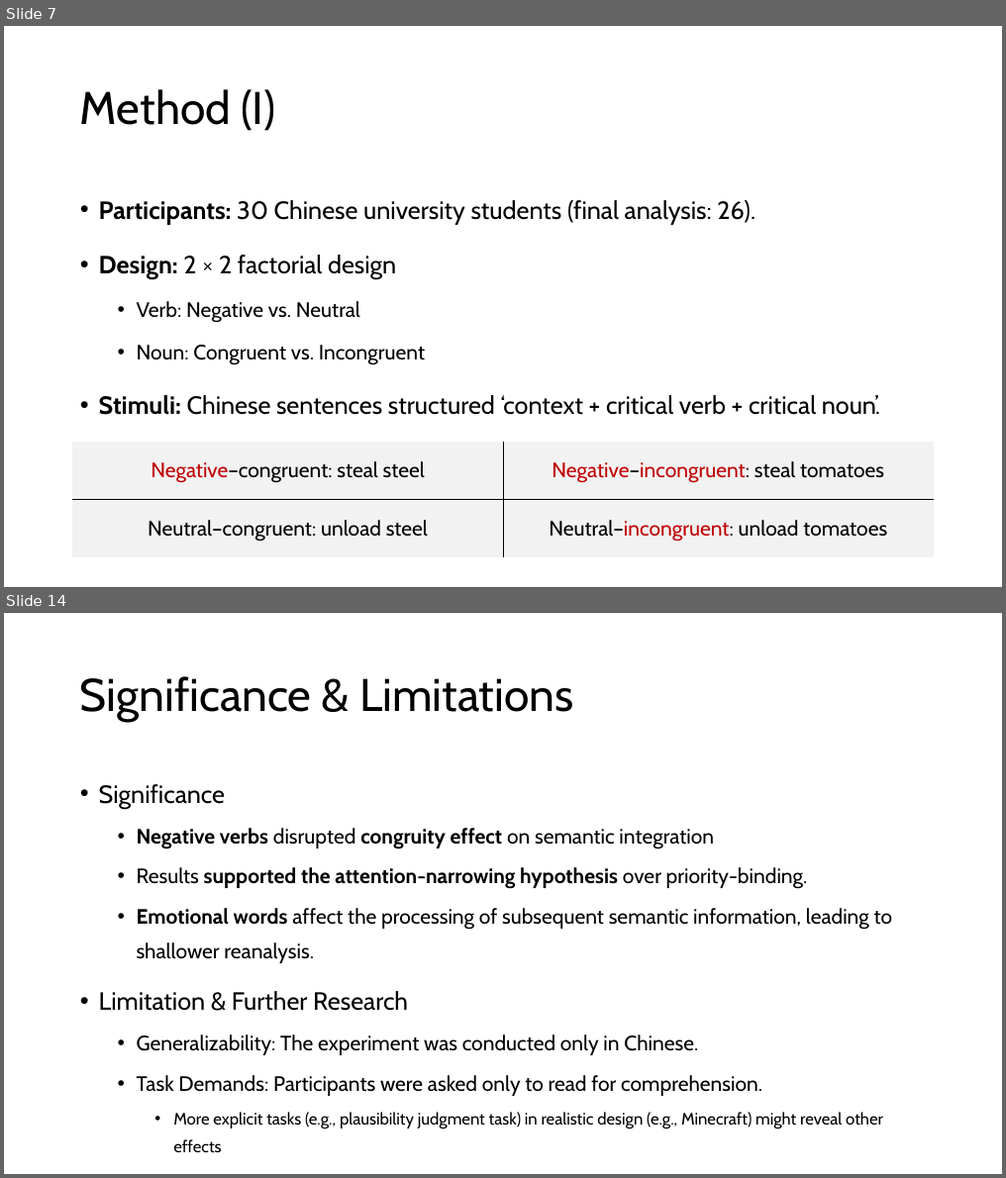
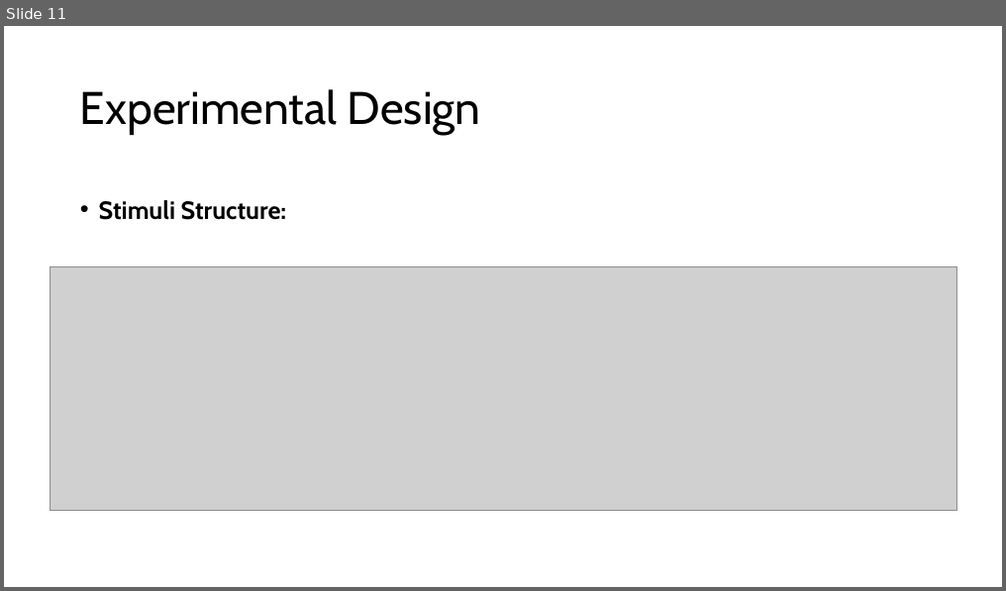
Before and after one commit to haba6030/Linguistics_Experiment, a slide deck: JinilKim_TermProject.pptx. Shown one above the other, each under a label of ours: slides 7 and 14 before the commit, slide 11 after it; the slides between them are not shown. The pictures are 1006x1178 and 1006x591 pixels, drawn with LibreOffice and Linux fonts; fonts in the diff are those of the drawing; grey boxes stand for pictures. Boxes give left, top, right and bottom in pixels: in the first picture for what was removed or moved away, otherwise in the second. Text is boxed around its words. In the diff, an @@ line names an element or a change of style, - is before the commit and + after.

Commit message:
Pilot analysis

```diff
--- a/JinilKim_TermProject.pptx
+++ b/JinilKim_TermProject.pptx
@@ slide 14 removed at (x1=4, y1=613, x2=1002, y2=1174), background #FFFFFF @@
@@ title removed at (x1=80, y1=676, x2=573, y2=722) @@
-Significance & Limitations
@@ text removed at (x1=99, y1=784, x2=893, y2=1154) @@
-• Significance
-  • Negative verbs disrupted congruity effect on semantic integration
-  • Results supported the attention-narrowing hypothesis over priority-binding.
-  • Emotional words affect the processing of subsequent semantic information, leading to shallower reanalysis.
-• Limitation & Further Research
-  • Generalizability: The experiment was conducted only in Chinese.
-  • Task Demands: Participants were asked only to read for comprehension.
-    • More explicit tasks (e.g., plausibility judgment task) in realistic design (e.g., Minecraft) might reveal other effects
@@ what was slide 7 is now slide 11 @@
@@ slide 11 changed as well @@
@@ title at (x1=80, y1=89, x2=481, y2=135): text changed @@
-Method (I)
+Experimental Design
@@ text at (x1=99, y1=200, x2=287, y2=220): text changed; bold on @@
-• Participants: 30 Chinese university students (final analysis: 26).
-• Design: 2 × 2 factorial design
-  • Verb: Negative vs. Neutral
-  • Noun: Congruent vs. Incongruent
-• Stimuli: Chinese sentences structured ‘context + critical verb + critical noun’.
+• Stimuli Structure:
@@ picture added at (x1=50, y1=267, x2=957, y2=510) @@
@@ table removed at (x1=73, y1=442, x2=934, y2=558), 2 rows, 2 columns @@
-Negative–congruent: steal steel | Negative–incongruent: steal tomatoes
-Neutral–congruent: unload steel | Neutral–incongruent: unload tomatoes
```
Also in this commit, not shown: 3 other slides changed, 29 slides added, 9 other slides removed, 23 other files.
